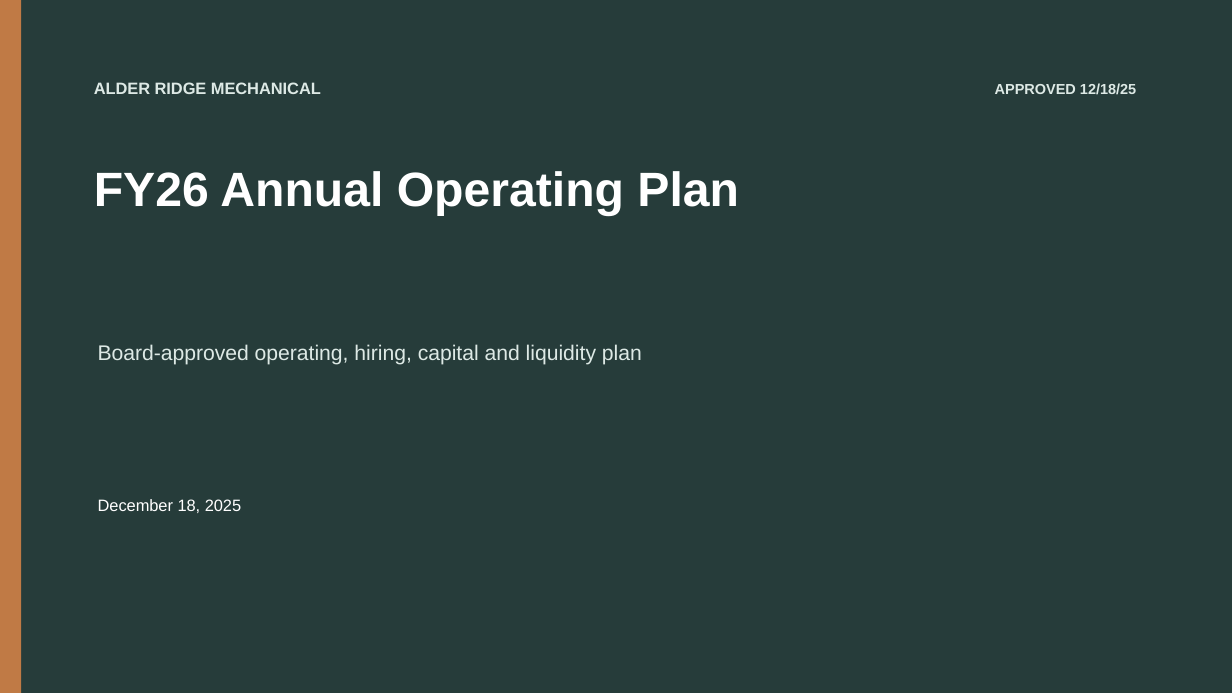
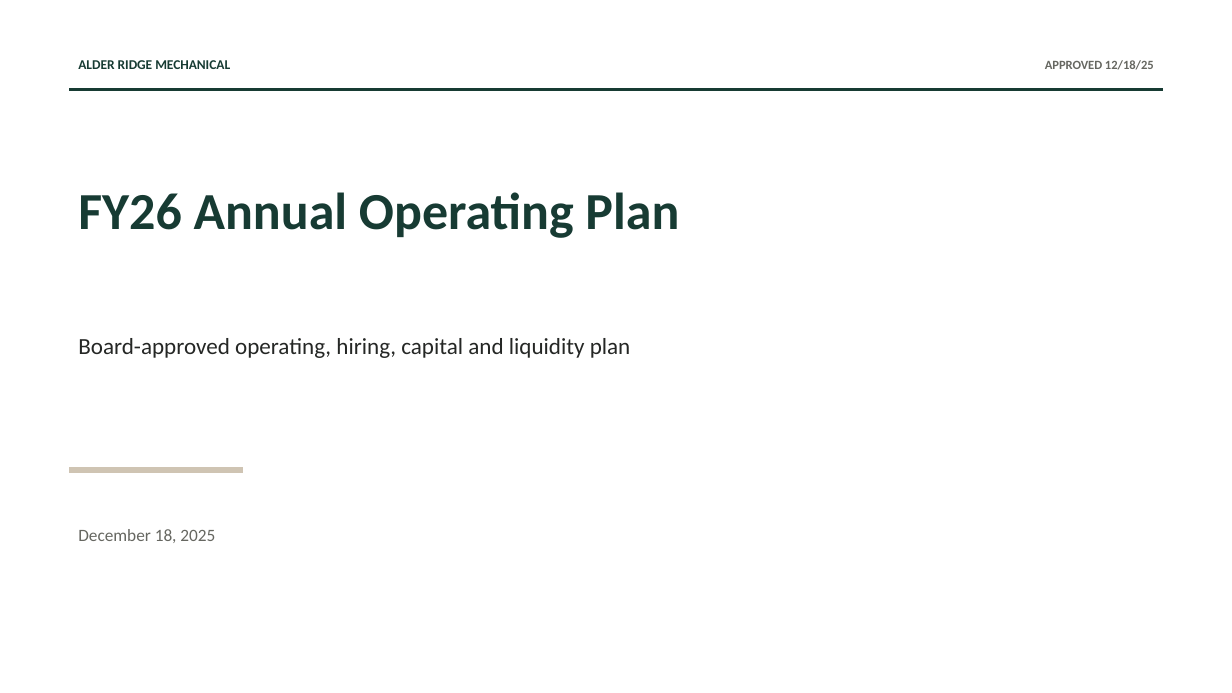
Before and after one commit to Sureform-YC-X25/alder-ridge-sample-tasks, a slide deck: slide 1 of environment/seed/sources/Shared/Finance/FP&A/FY26 plan + reforecast/FY26 AOP approval deck_12.18.25 FINAL.pptx. Drawn at 1232x693 pixels with LibreOffice and Linux fonts; fonts in the diff are those of the drawing. Boxes give left, top, right and bottom in pixels: in the first picture for what was removed or moved away, otherwise in the second. Text is boxed around its words. In the diff, an @@ line names an element or a change of style, - is before the commit and + after.

```diff
--- a/environment/seed/sources/Shared/Finance/FP&A/FY26 plan + reforecast/FY26 AOP approval deck_12.18.25 FINAL.pptx
+++ b/environment/seed/sources/Shared/Finance/FP&A/FY26 plan + reforecast/FY26 AOP approval deck_12.18.25 FINAL.pptx
@@ background #263C3A to #FFFFFF @@
@@ rectangle removed at [0, 0, 21, 693] @@
@@ text "ALDER RIDGE MECHANICAL": place and size @@
-text "ALDER RIDGE MECHANICAL" at [94, 82, 321, 94]
+text "ALDER RIDGE MECHANICAL" at [78, 60, 230, 69]
@@ text "ALDER RIDGE MECHANICAL" at [78, 60, 230, 69]: size 12.8 to 10.5 pt, font Arial to Calibri, text colour #DDE9E5 to #173B33 @@
@@ text "APPROVED 12/18/25": place and size @@
-text "APPROVED 12/18/25" at [995, 83, 1136, 95]
+text "APPROVED 12/18/25" at [1045, 60, 1154, 70]
@@ text "APPROVED 12/18/25" at [1045, 60, 1154, 70]: size 11.2 to 9.8 pt, font Arial to Calibri, text colour #DDE9E5 to #666761 @@
@@ rectangle added at [69, 89, 1163, 91], fill #173B33, outline #173B33 0 pt @@
@@ text "FY26 Annual Operating Plan": place and size @@
-text "FY26 Annual Operating Plan" at [94, 171, 739, 216]
+text "FY26 Annual Operating Plan" at [78, 192, 679, 238]
@@ text "FY26 Annual Operating Plan" at [78, 192, 679, 238]: size 37.5 to 40.5 pt, font Arial to Calibri, text colour #FFFFFF to #173B33 @@
@@ text "Board-approved operating, hiring, capital and ...": place and size @@
-text "Board-approved operating, hiring, capital and ..." at [98, 344, 642, 365]
+text "Board-approved operating, hiring, capital and ..." at [78, 338, 631, 358]
@@ text "Board-approved operating, hiring, capital and ..." at [78, 338, 631, 358]: size 16.5 to 18 pt, font Arial to Calibri, text colour #DDE9E5 to #252725 @@
@@ rectangle added at [69, 468, 243, 472], fill #CFC4B3, outline #CFC4B3 0 pt @@
@@ text "December 18, 2025": place and size @@
-text "December 18, 2025" at [98, 499, 241, 513]
+text "December 18, 2025" at [78, 529, 215, 543]
@@ text "December 18, 2025" at [78, 529, 215, 543]: size 12.8 to 13.5 pt, font Arial to Calibri, text colour #FFFFFF to #666761 @@
```
Also in this commit, not shown: 7 other slides changed, 20 other files.
